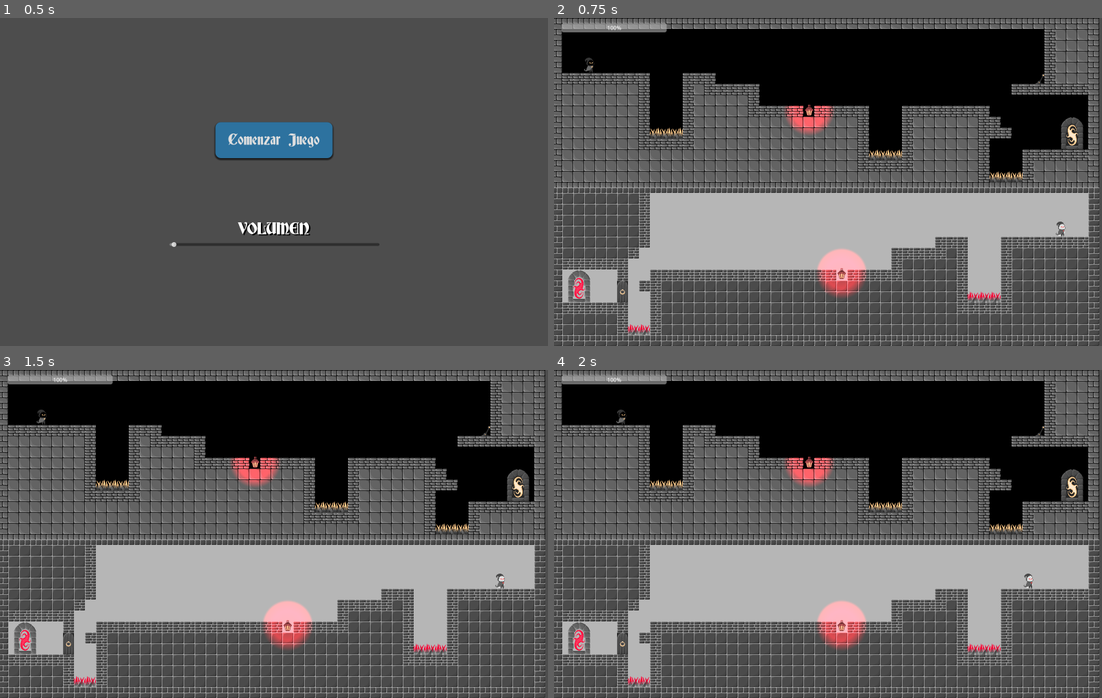
Above: before the commit, frames 1-4 (two rows, left to right).
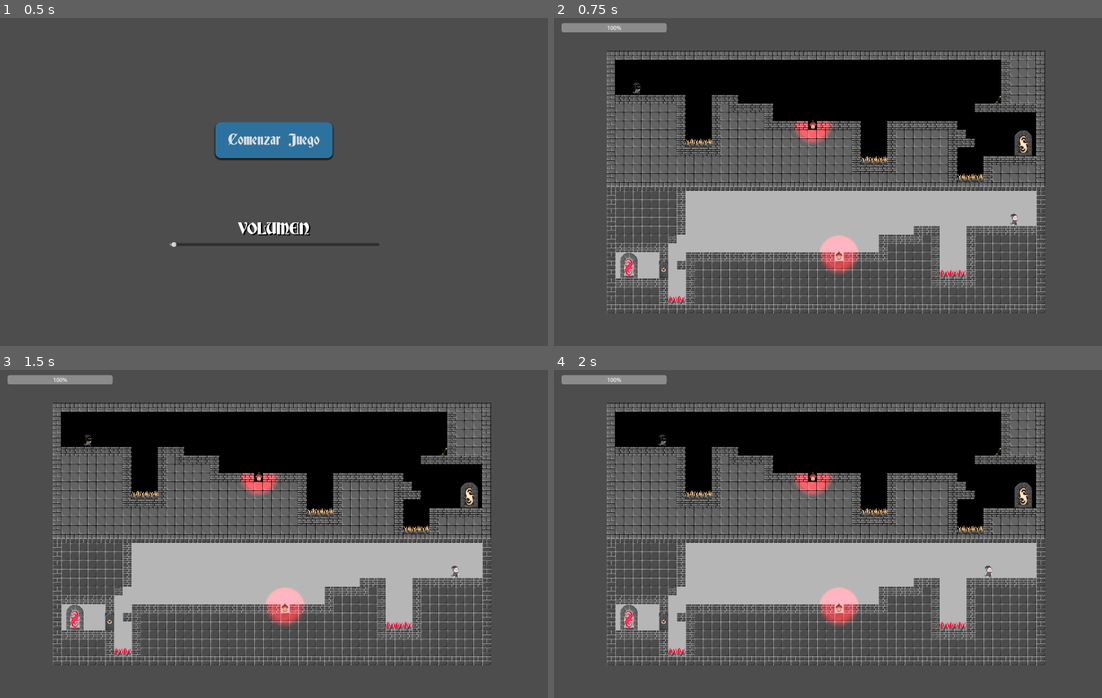
Above: after the commit, the same moments.

Repository: BrianGerardi/LaLuzYLaSombraGameJam
Game: Godot game, scene res://Escenas/main_menu.tscn
Two runs of this game, one before a commit and one after it. Both use one fixed random seed, a clock stepped at 60 frames per second and the inputs below. The project has no main scene, so this scene is started directly.
Inputs:
- Up to frame 1 (0.5 s): no input
- Up to frame 2 (0.75 s): click "Comenzar Juego" at 0.5 s
- Up to frame 3 (1.5 s): tap Enter at 1.25 s; hold D (mover_derecha) from 1.28 s (still down); tap F (accion) at 1.35 s
- Up to frame 4 (2 s): keep holding D (mover_derecha); tap Space (saltar) at 1.52 s

Frame 1 is identical in both runs. In frame 2, 44% of the frame differs, in the area x 0-100%, y 0-100%; in frame 3, 44%; in frame 4, 45%.

Commit message:
MusicaAgregada

Diff:
--- a/Escenas/Niveles/Nivel2.tscn
+++ b/Escenas/Niveles/Nivel2.tscn
@@ -14,6 +14,7 @@
 [ext_resource type="Texture2D" uid="uid://bnivoojdwwy04" path="res://tiles de prueba/tiles/Arte/Props_Luz/Portal_Luz.png" id="12_l3md6"]
 [ext_resource type="Texture2D" uid="uid://7ok0owsiegpt" path="res://tiles de prueba/tiles/Arte/Props_Sombra/Portal_Sombra.png" id="13_t7ygp"]
 [ext_resource type="PackedScene" uid="uid://bgtx7w1m0of4y" path="res://Escenas/hud.tscn" id="14_l3md6"]
+[ext_resource type="AudioStream" uid="uid://cos3ih10w3271" path="res://Audio/Musica/Music_Level2.ogg" id="15_t7ygp"]
 
 [sub_resource type="TileSetAtlasSource" id="TileSetAtlasSource_cchw8"]
 texture = ExtResource("1_0w85u")
@@ -1674,6 +1675,12 @@
 
 [node name="Camera2D" type="Camera2D" parent="."]
 position = Vector2(808, 480)
+zoom = Vector2(0.8, 0.8)
+
+[node name="AudioStreamPlayer" type="AudioStreamPlayer" parent="Camera2D"]
+stream = ExtResource("15_t7ygp")
+volume_db = -10.0
+autoplay = true
 
 [connection signal="body_entered" from="GanarNivel/AreaPlayer/Area2D" to="GanarNivel" method="_on_area_2d_body_entered"]
 [connection signal="body_exited" from="GanarNivel/AreaPlayer/Area2D" to="GanarNivel" method="_on_area_2d_body_exited"]
--- a/Escenas/Niveles/Nivel3.tscn
+++ b/Escenas/Niveles/Nivel3.tscn
@@ -16,6 +16,7 @@
 [ext_resource type="Texture2D" uid="uid://7ok0owsiegpt" path="res://tiles de prueba/tiles/Arte/Props_Sombra/Portal_Sombra.png" id="14_hm56i"]
 [ext_resource type="PackedScene" uid="uid://bgtx7w1m0of4y" path="res://Escenas/hud.tscn" id="15_swdps"]
 [ext_resource type="PackedScene" uid="uid://bqsaeemt4wrmf" path="res://Escenas/PinchosSombra.tscn" id="16_hm56i"]
+[ext_resource type="AudioStream" uid="uid://byqc6f5beolhx" path="res://Audio/Musica/Music_Level3.ogg" id="17_lqyas"]
 
 [sub_resource type="TileSetAtlasSource" id="TileSetAtlasSource_cchw8"]
 texture = ExtResource("1_ou1yc")
@@ -1727,6 +1728,12 @@
 
 [node name="Camera2D" type="Camera2D" parent="."]
 position = Vector2(808, 480)
+zoom = Vector2(0.8, 0.8)
+
+[node name="AudioStreamPlayer" type="AudioStreamPlayer" parent="Camera2D"]
+stream = ExtResource("17_lqyas")
+volume_db = -10.0
+autoplay = true
 
 [connection signal="body_entered" from="GanarNivel/AreaPlayer/Area2D" to="GanarNivel" method="_on_area_2d_body_entered"]
 [connection signal="body_exited" from="GanarNivel/AreaPlayer/Area2D" to="GanarNivel" method="_on_area_2d_body_exited"]
--- a/Escenas/Niveles/Nivel4.tscn
+++ b/Escenas/Niveles/Nivel4.tscn
@@ -16,6 +16,7 @@
 [ext_resource type="Texture2D" uid="uid://bnivoojdwwy04" path="res://tiles de prueba/tiles/Arte/Props_Luz/Portal_Luz.png" id="14_lctq1"]
 [ext_resource type="Texture2D" uid="uid://7ok0owsiegpt" path="res://tiles de prueba/tiles/Arte/Props_Sombra/Portal_Sombra.png" id="15_gsgo2"]
 [ext_resource type="PackedScene" uid="uid://bqsaeemt4wrmf" path="res://Escenas/PinchosSombra.tscn" id="16_lctq1"]
+[ext_resource type="AudioStream" uid="uid://cer0aknym6852" path="res://Audio/Musica/Music_Level4.ogg" id="17_gsgo2"]
 
 [sub_resource type="TileSetAtlasSource" id="TileSetAtlasSource_cbhuh"]
 texture = ExtResource("1_udyq4")
@@ -1747,6 +1748,12 @@
 
 [node name="Camera2D" type="Camera2D" parent="."]
 position = Vector2(808, 480)
+zoom = Vector2(0.8, 0.8)
+
+[node name="AudioStreamPlayer" type="AudioStreamPlayer" parent="Camera2D"]
+stream = ExtResource("17_gsgo2")
+volume_db = -10.0
+autoplay = true
 
 [connection signal="body_entered" from="GanarNivel/AreaPlayer/Area2D" to="GanarNivel" method="_on_area_2d_body_entered"]
 [connection signal="body_exited" from="GanarNivel/AreaPlayer/Area2D" to="GanarNivel" method="_on_area_2d_body_exited"]
--- a/Escenas/Niveles/Nivel5.tscn
+++ b/Escenas/Niveles/Nivel5.tscn
@@ -11,6 +11,7 @@
 [ext_resource type="PackedScene" uid="uid://bxpxh2bravn23" path="res://Escenas/area_de_luz.tscn" id="9_ym6ai"]
 [ext_resource type="PackedScene" uid="uid://bq2ff72a2s2wu" path="res://Escenas/enemy_aparicion.tscn" id="10_xljyr"]
 [ext_resource type="Script" uid="uid://c0f2yxntqtmvn" path="res://ganar_nivel.gd" id="11_kanl4"]
+[ext_resource type="AudioStream" uid="uid://2s7qma5duevn" path="res://Audio/Musica/Music_Level5.ogg" id="11_v51q4"]
 [ext_resource type="Texture2D" uid="uid://bnivoojdwwy04" path="res://tiles de prueba/tiles/Arte/Props_Luz/Portal_Luz.png" id="12_v51q4"]
 [ext_resource type="Texture2D" uid="uid://7ok0owsiegpt" path="res://tiles de prueba/tiles/Arte/Props_Sombra/Portal_Sombra.png" id="13_y41d1"]
 [ext_resource type="PackedScene" uid="uid://bgtx7w1m0of4y" path="res://Escenas/hud.tscn" id="14_asemg"]
@@ -1673,6 +1674,12 @@
 
 [node name="Camera2D" type="Camera2D" parent="."]
 position = Vector2(808, 480)
+zoom = Vector2(0.8, 0.8)
+
+[node name="AudioStreamPlayer" type="AudioStreamPlayer" parent="Camera2D"]
+stream = ExtResource("11_v51q4")
+volume_db = -10.0
+autoplay = true
 
 [node name="GanarNivel" type="Node2D" parent="."]
 position = Vector2(63, 433)
--- a/Escenas/Niveles/Nivel6.tscn
+++ b/Escenas/Niveles/Nivel6.tscn
@@ -15,6 +15,7 @@
 [ext_resource type="Texture2D" uid="uid://7ok0owsiegpt" path="res://tiles de prueba/tiles/Arte/Props_Sombra/Portal_Sombra.png" id="13_6uiw7"]
 [ext_resource type="PackedScene" uid="uid://bqsaeemt4wrmf" path="res://Escenas/PinchosSombra.tscn" id="14_ogmb3"]
 [ext_resource type="PackedScene" uid="uid://bgtx7w1m0of4y" path="res://Escenas/hud.tscn" id="15_u87e1"]
+[ext_resource type="AudioStream" uid="uid://d3s15irc83rmf" path="res://Audio/Musica/Music_Level6.ogg" id="16_6uiw7"]
 
 [sub_resource type="TileSetAtlasSource" id="TileSetAtlasSource_ts8os"]
 texture = ExtResource("1_lqc1x")
@@ -1734,6 +1735,12 @@
 
 [node name="Camera2D" type="Camera2D" parent="."]
 position = Vector2(808, 480)
+zoom = Vector2(0.8, 0.8)
+
+[node name="AudioStreamPlayer" type="AudioStreamPlayer" parent="Camera2D"]
+stream = ExtResource("16_6uiw7")
+volume_db = -10.0
+autoplay = true
 
 [connection signal="body_entered" from="GanarNivel/AreaPlayer/Area2D" to="GanarNivel" method="_on_area_2d_body_entered"]
 [connection signal="body_exited" from="GanarNivel/AreaPlayer/Area2D" to="GanarNivel" method="_on_area_2d_body_exited"]
--- a/Escenas/Niveles/NivelTutorial.tscn
+++ b/Escenas/Niveles/NivelTutorial.tscn
@@ -14,6 +14,7 @@
 [ext_resource type="Texture2D" uid="uid://bnivoojdwwy04" path="res://tiles de prueba/tiles/Arte/Props_Luz/Portal_Luz.png" id="12_whaow"]
 [ext_resource type="Texture2D" uid="uid://7ok0owsiegpt" path="res://tiles de prueba/tiles/Arte/Props_Sombra/Portal_Sombra.png" id="13_5j72g"]
 [ext_resource type="PackedScene" uid="uid://bqsaeemt4wrmf" path="res://Escenas/PinchosSombra.tscn" id="14_whaow"]
+[ext_resource type="AudioStream" uid="uid://bels2q5jpsduj" path="res://Audio/Musica/Music_Level1v2.ogg" id="15_5j72g"]
 
 [sub_resource type="TileSetAtlasSource" id="TileSetAtlasSource_cchw8"]
 texture = ExtResource("1_a2qx7")
@@ -1696,6 +1697,12 @@
 
 [node name="Camera2D" type="Camera2D" parent="."]
 position = Vector2(808, 480)
+zoom = Vector2(0.8, 0.8)
+
+[node name="AudioStreamPlayer" type="AudioStreamPlayer" parent="."]
+stream = ExtResource("15_5j72g")
+volume_db = -10.0
+autoplay = true
 
 [connection signal="body_entered" from="GanarNivel/Node2D/Area2D" to="GanarNivel" method="_on_area_2d_body_entered"]
 [connection signal="body_exited" from="GanarNivel/Node2D/Area2D" to="GanarNivel" method="_on_area_2d_body_exited"]
--- a/Escenas/creador_de_mapas.tscn
+++ b/Escenas/creador_de_mapas.tscn
@@ -1,6 +1,4 @@
-
 [gd_scene load_steps=19 format=3 uid="uid://2pmkictdj1ey"]
-
 
 [ext_resource type="Texture2D" uid="uid://cospy7occ1uvd" path="res://tiles de prueba/TilesSeparados/ofndos.png" id="1_2hple"]
 [ext_resource type="Texture2D" uid="uid://cqyjkky2dn6r1" path="res://tiles de prueba/TilesSeparados/Tileset_Placeholder (2).png" id="2_fps6i"]
@@ -47,7 +45,6 @@
 polygon = PackedVector2Array(-8, -8, 8, -8, 8, 8, -8, 8)
 
 [sub_resource type="TileSetAtlasSource" id="TileSetAtlasSource_h2wej"]
-
 texture = ExtResource("2_fps6i")
 0:0/0 = 0
 0:0/0/occlusion_layer_0/polygon_0/polygon = SubResource("OccluderPolygon2D_fps6i")
@@ -140,9 +137,7 @@
 1:2/0/occlusion_layer_0/polygon_0/polygon = SubResource("OccluderPolygon2D_fps6i")
 1:2/0/physics_layer_0/polygon_0/points = PackedVector2Array(-8, -8, 8, -8, 8, 8, -8, 8)
 2:2/0 = 0
-
 2:2/0/occlusion_layer_0/polygon_0/polygon = SubResource("OccluderPolygon2D_fps6i")
-
 6:2/0 = 0
 6:2/0/occlusion_layer_0/polygon_0/polygon = SubResource("OccluderPolygon2D_fps6i")
 6:2/0/physics_layer_0/polygon_0/points = PackedVector2Array(-8, -8, 8, -8, 8, 8, -8, 8)
@@ -2426,11 +2421,9 @@
 [sub_resource type="TileSet" id="TileSet_64ska"]
 occlusion_layer_0/light_mask = 1
 physics_layer_0/collision_layer = 1
-
 physics_layer_0/physics_material = SubResource("PhysicsMaterial_fps6i")
 sources/0 = SubResource("TileSetAtlasSource_h2wej")
 sources/1 = SubResource("TileSetAtlasSource_qdfaw")
-
 
 [node name="CreadorDeMapas" type="Node2D"]
 
--- a/Escenas/main_menu.tscn
+++ b/Escenas/main_menu.tscn
@@ -1,8 +1,9 @@
-[gd_scene load_steps=5 format=3 uid="uid://hfngjsna2wvr"]
+[gd_scene load_steps=6 format=3 uid="uid://hfngjsna2wvr"]
 
 [ext_resource type="Script" uid="uid://dhuewfpphkmml" path="res://Escenas/main_menu.gd" id="1_hjcy7"]
 [ext_resource type="Script" uid="uid://1nivlxqvs0b7" path="res://Escenas/volume_slider.gd" id="1_r8uxs"]
 [ext_resource type="FontFile" uid="uid://dlm5gyvh31cph" path="res://textFUENTES/Deutsch.ttf" id="2_qn7j5"]
+[ext_resource type="AudioStream" uid="uid://b5tv1nt70ghu1" path="res://Audio/Musica/Music_Menu.ogg" id="4_qn7j5"]
 
 [sub_resource type="StyleBoxFlat" id="StyleBoxFlat_redxg"]
 bg_color = Color(0.176471, 0.447059, 0.623529, 1)
@@ -78,4 +79,9 @@
 horizontal_alignment = 1
 vertical_alignment = 1
 
+[node name="AudioStreamPlayer" type="AudioStreamPlayer" parent="."]
+stream = ExtResource("4_qn7j5")
+volume_db = -10.0
+autoplay = true
+
 [connection signal="pressed" from="Button" to="." method="_on_button_pressed"]
--- a/escenas/creador_de_mapas.tscn
+++ b/escenas/creador_de_mapas.tscn
@@ -1,6 +1,4 @@
-
 [gd_scene load_steps=19 format=3 uid="uid://2pmkictdj1ey"]
-
 
 [ext_resource type="Texture2D" uid="uid://cospy7occ1uvd" path="res://tiles de prueba/TilesSeparados/ofndos.png" id="1_2hple"]
 [ext_resource type="Texture2D" uid="uid://cqyjkky2dn6r1" path="res://tiles de prueba/TilesSeparados/Tileset_Placeholder (2).png" id="2_fps6i"]
@@ -47,7 +45,6 @@
 polygon = PackedVector2Array(-8, -8, 8, -8, 8, 8, -8, 8)
 
 [sub_resource type="TileSetAtlasSource" id="TileSetAtlasSource_h2wej"]
-
 texture = ExtResource("2_fps6i")
 0:0/0 = 0
 0:0/0/occlusion_layer_0/polygon_0/polygon = SubResource("OccluderPolygon2D_fps6i")
@@ -140,9 +137,7 @@
 1:2/0/occlusion_layer_0/polygon_0/polygon = SubResource("OccluderPolygon2D_fps6i")
 1:2/0/physics_layer_0/polygon_0/points = PackedVector2Array(-8, -8, 8, -8, 8, 8, -8, 8)
 2:2/0 = 0
-
 2:2/0/occlusion_layer_0/polygon_0/polygon = SubResource("OccluderPolygon2D_fps6i")
-
 6:2/0 = 0
 6:2/0/occlusion_layer_0/polygon_0/polygon = SubResource("OccluderPolygon2D_fps6i")
 6:2/0/physics_layer_0/polygon_0/points = PackedVector2Array(-8, -8, 8, -8, 8, 8, -8, 8)
@@ -2426,11 +2421,9 @@
 [sub_resource type="TileSet" id="TileSet_64ska"]
 occlusion_layer_0/light_mask = 1
 physics_layer_0/collision_layer = 1
-
 physics_layer_0/physics_material = SubResource("PhysicsMaterial_fps6i")
 sources/0 = SubResource("TileSetAtlasSource_h2wej")
 sources/1 = SubResource("TileSetAtlasSource_qdfaw")
-
 
 [node name="CreadorDeMapas" type="Node2D"]
 
Not shown, added: Audio/Musica/Music_Level1.ogg.import
Not shown, added: Audio/Musica/Music_Level1v2.ogg.import
Not shown, added: Audio/Musica/Music_Level2.ogg.import
Not shown, added: Audio/Musica/Music_Level3.ogg.import
Not shown, added: Audio/Musica/Music_Level4.ogg.import
Not shown, added: Audio/Musica/Music_Level5.ogg.import
Not shown, added: Audio/Musica/Music_Level6.ogg.import
Not shown, added: Audio/Musica/Music_Menu.ogg.import
Not shown: 1 places in Escenas/Niveles/Nivel2.tscn that only renumber resources
Not shown: 1 places in Escenas/Niveles/Nivel3.tscn that only renumber resources
Not shown: 1 places in Escenas/Niveles/Nivel4.tscn that only renumber resources
Not shown: 1 places in Escenas/Niveles/Nivel5.tscn that only renumber resources
(and 10 more such lines)
